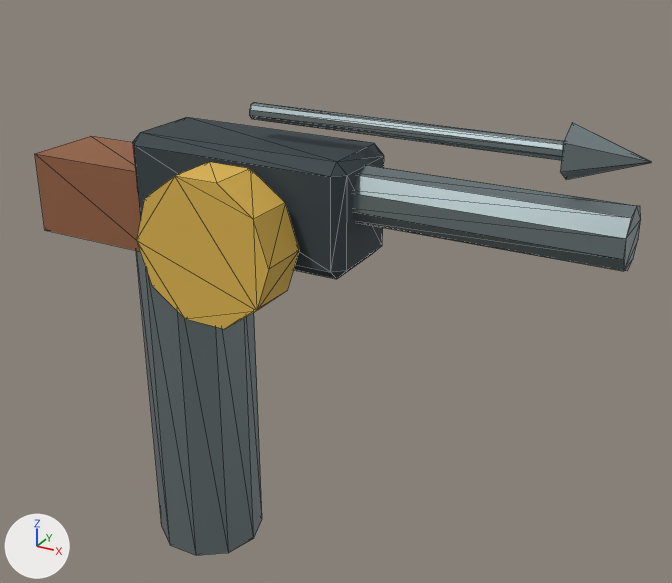
The FBX model DeadRailGame/Assets/_Dev_A/Models/Props/DeadRail_Weapon_Mount.fbx as it was, and as the next commit left it.
Both versions are drawn from a camera (50 mm lens) standing at (1.335, -1.706, 1.651) and looking at (0.237, 0.291, 0.653). The axes (+X, +Y, +Z) are drawn at lower left. The lights are the same throughout. The first picture is the older version. Mesh edges are drawn as thin lines. Where no turn or scale is listed for an object, it has been applied to the vertices.

Script lines for the objects in view, before the commit:
```python
ob_harpoon_bolt_002 = bpy.data.objects.new('Harpoon_Bolt.002', me_harpoon_bolt_mesh_003)
ob_harpoon_bolt_002.parent = ob_p3_aimpivot_002
ob_harpoon_bolt_002.location = (0.55, 0.0, 0.19)
ob_harpoon_bolt_002.rotation_euler = (0.0, 1.571, 0.0)  # degrees (0, 90, 0)
ob_harpoon_spool_002 = bpy.data.objects.new('Harpoon_Spool.002', me_harpoon_spool_mesh_003)
ob_harpoon_spool_002.parent = ob_p3_aimpivot_002
ob_harpoon_spool_002.location = (0.21, -0.19, -0.06)
ob_harpoon_spool_002.rotation_euler = (1.571, 0.0, 0.0)  # degrees (90, 0, 0)
ob_harpoon_tip_002 = bpy.data.objects.new('Harpoon_Tip.002', me_harpoon_tip_mesh_003)
ob_harpoon_tip_002.parent = ob_p3_aimpivot_002
ob_harpoon_tip_002.location = (0.97, 0.0, 0.19)
ob_harpoon_tip_002.rotation_euler = (0.0, 1.571, 0.0)  # degrees (0, 90, 0)
ob_weapon_barrel_002 = bpy.data.objects.new('Weapon_Barrel.002', me_weapon_barrel_mesh_003)
ob_weapon_barrel_002.parent = ob_p3_aimpivot_002
ob_weapon_barrel_002.location = (0.69, 0.0, 0.04)
ob_weapon_barrel_002.rotation_euler = (0.0, 1.571, 0.0)  # degrees (0, 90, 0)
ob_weapon_pedestal_002 = bpy.data.objects.new('Weapon_Pedestal.002', me_weapon_pedestal_mesh_003)
ob_weapon_pedestal_002.location = (0.0, 0.0, 0.43)
ob_weapon_receiver_002 = bpy.data.objects.new('Weapon_Receiver.002', me_weapon_receiver_mesh_003)
ob_weapon_receiver_002.parent = ob_p3_aimpivot_002
ob_weapon_receiver_002.location = (0.19, 0.0, 0.0)
ob_weapon_stock_002 = bpy.data.objects.new('Weapon_Stock.002', me_weapon_stock_mesh_003)
ob_weapon_stock_002.parent = ob_p3_aimpivot_002
ob_weapon_stock_002.location = (-0.22, 0.0, -0.06)
```
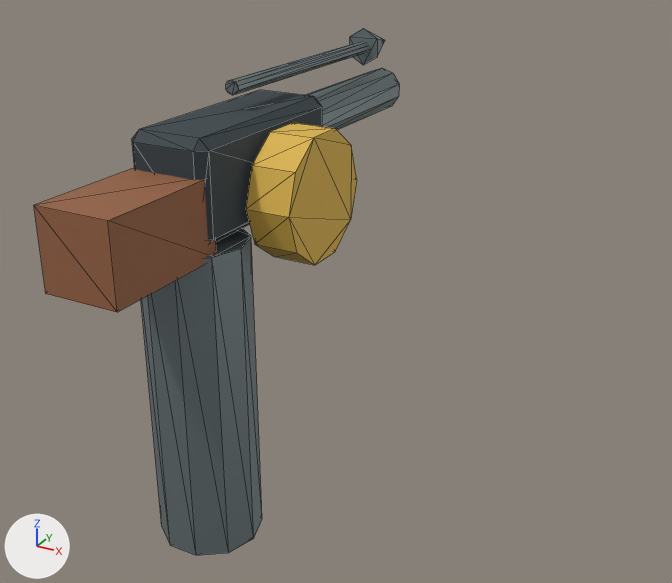
Scene script edits in JSON lines:
```json
{"op": "set", "path": "ob_weapon_receiver_002.parent", "old": "ob_p3_aimpivot_002", "new": "ob_p3_aimpivot"}
{"op": "set", "path": "ob_harpoon_bolt_002.parent", "old": "ob_p3_aimpivot_002", "new": "ob_p3_aimpivot"}
{"op": "set", "path": "ob_harpoon_spool_002.parent", "old": "ob_p3_aimpivot_002", "new": "ob_p3_aimpivot"}
{"op": "set", "path": "ob_weapon_stock_002.parent", "old": "ob_p3_aimpivot_002", "new": "ob_p3_aimpivot"}
{"op": "set", "path": "ob_weapon_barrel_002.parent", "old": "ob_p3_aimpivot_002", "new": "ob_p3_aimpivot"}
{"op": "set", "path": "ob_harpoon_tip_002.parent", "old": "ob_p3_aimpivot_002", "new": "ob_p3_aimpivot"}
{"op": "add", "block": "ob_p3_aimpivot", "code": ["ob_p3_aimpivot = bpy.data.objects.new('P3_AimPivot', None)", "ob_p3_aimpivot.parent = ob_p3_weapon_mount_root_002", "ob_p3_aimpivot.location = (0.0, 0.0, 1.0)", "ob_p3_aimpivot.rotation_euler = (0.0, 0.0, 1.571)  # degrees (0, 0, 90)"]}
```

Location of each change, [x1, y1, x2, y2] in pixels of the pictures (672 x 583 px):
```json
{"object": "Harpoon_Spool.002", "change": "moved", "before": [136, 162, 299, 329], "after": [246, 123, 357, 265]}
{"object": "Weapon_Receiver.002", "change": "moved", "before": [133, 117, 384, 279], "after": [132, 90, 322, 242]}
{"object": "Weapon_Stock.002", "change": "moved", "before": [35, 136, 140, 251], "after": [34, 167, 216, 312]}
{"object": "Weapon_Barrel.002", "change": "moved", "before": [352, 165, 641, 271], "after": [305, 68, 399, 130]}
{"object": "Harpoon_Bolt.002", "change": "moved", "before": [249, 102, 564, 160], "after": [226, 40, 369, 95]}
{"object": "Harpoon_Tip.002", "change": "moved", "before": [560, 123, 651, 180], "after": [350, 28, 385, 65]}
```
